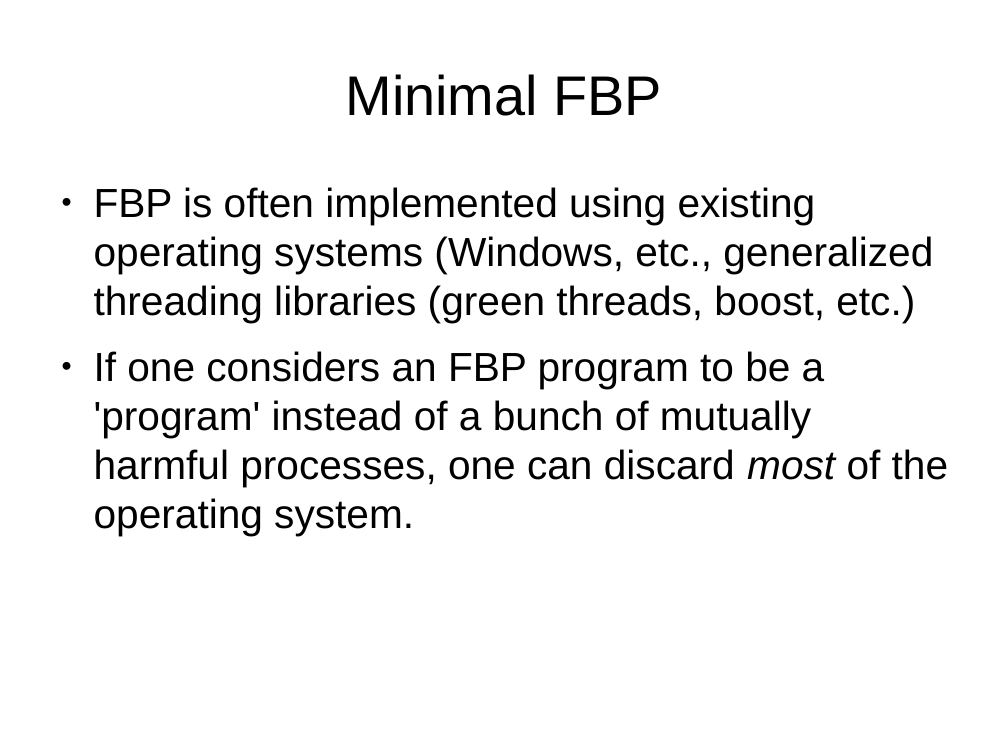
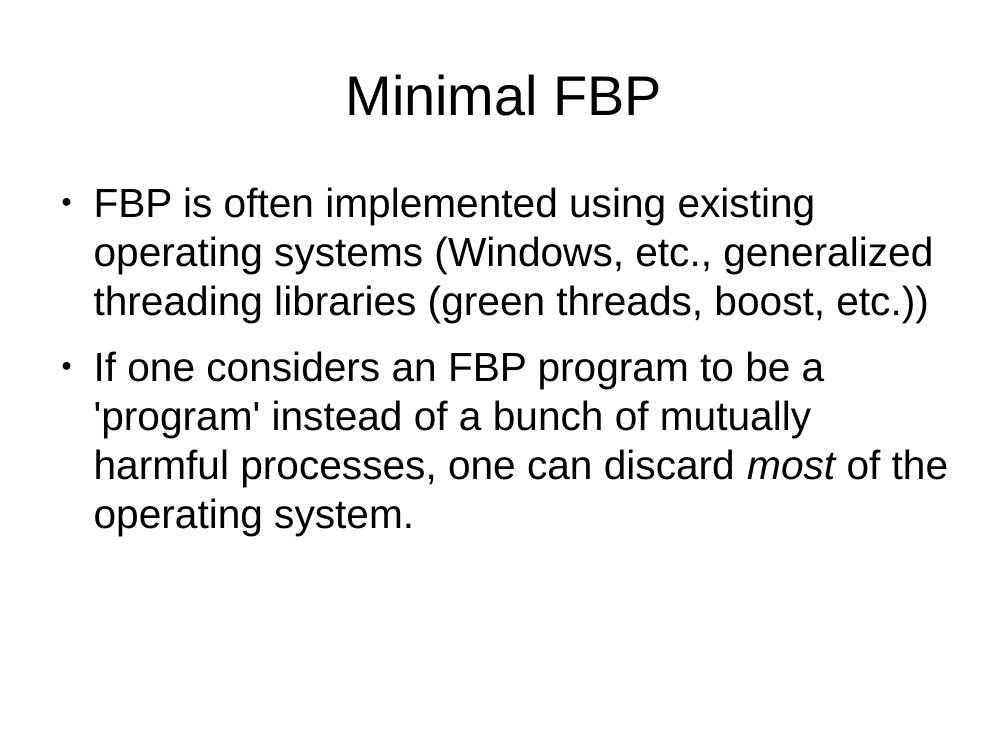
Before and after one commit to guitarvydas/FBP-from-scratch, a slide deck: slide 9 of Building FBP from Scratch.odp. Drawn at 1008x756 pixels with LibreOffice and Linux fonts; fonts in the diff are those of the drawing. Boxes give left, top, right and bottom in pixels: in the first picture for what was removed or moved away, otherwise in the second. Text is boxed around its words. In the diff, an @@ line names an element or a change of style, - is before the commit and + after.

```diff
--- a/Building FBP from Scratch.odp
+++ b/Building FBP from Scratch.odp
@@ text at (94, 187, 933, 322): text changed @@
-● FBP is often implemented using existing operating systems (Windows, etc., generalized threading libraries (green threads, boost, etc.)
+● FBP is often implemented using existing operating systems (Windows, etc., generalized threading libraries (green threads, boost, etc.))
```
Also in this commit, not shown: 3 other slides changed, 1 other file.
